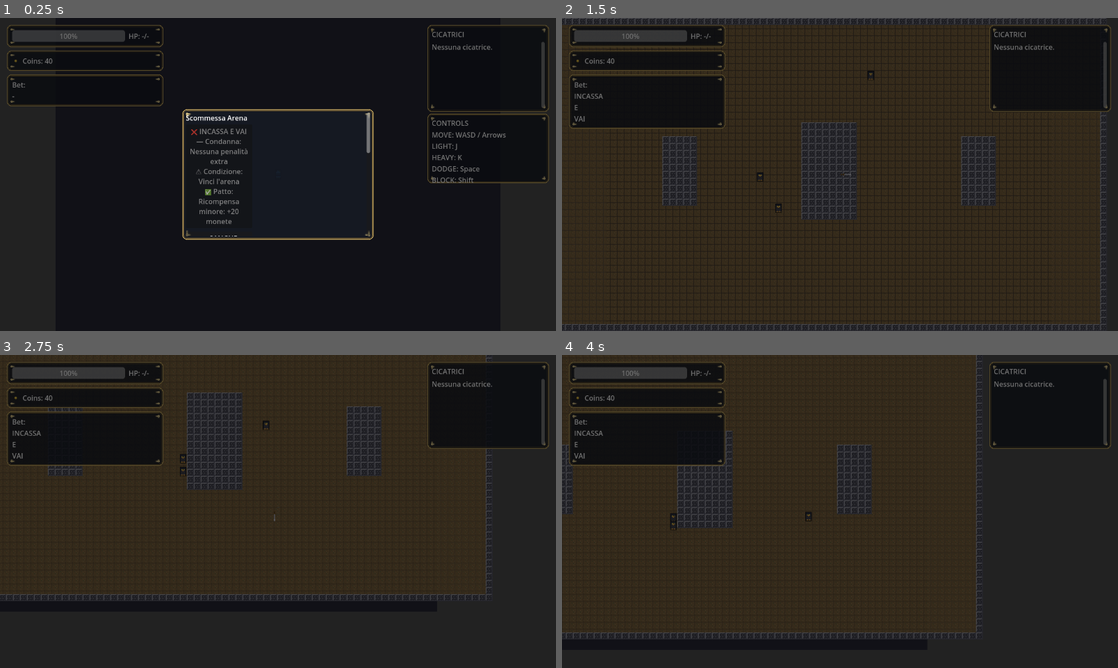
Above: before the commit, frames 1-4 (two rows, left to right).
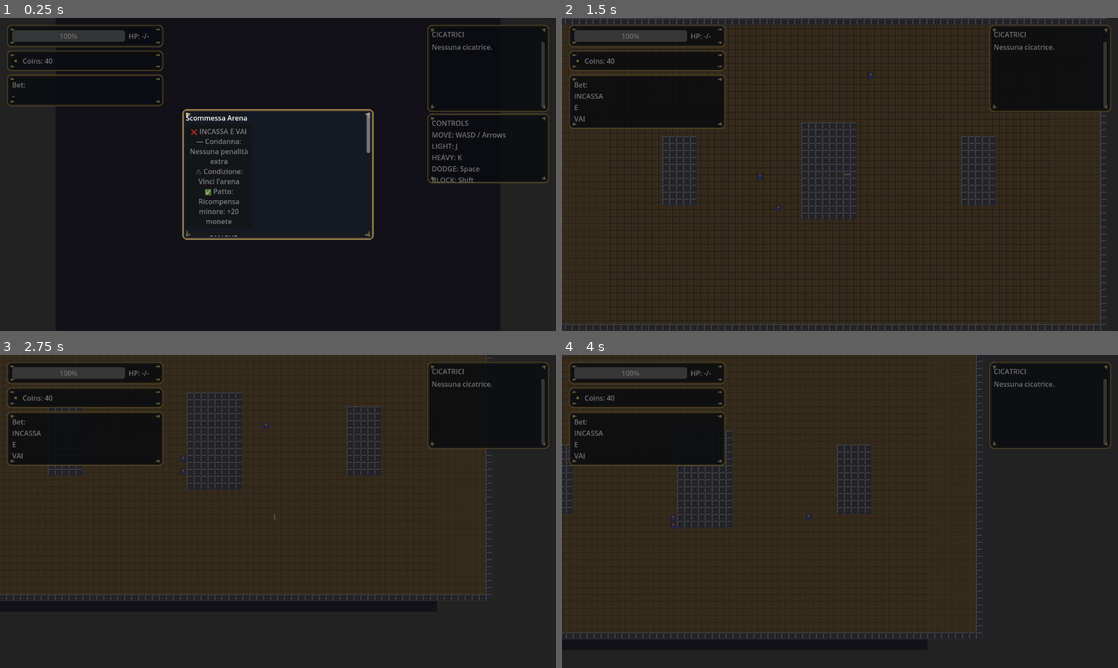
Above: after the commit, the same moments.

Repository: Faratas410/Gallicus-2.0
Game: Godot game, scene res://scenes/Main.tscn
Same seed, same stepped clock (60 frames per second), same inputs: the game is played once before the commit and once after it.
Inputs (mouse positions are in pixels of both pictures, inside the frame that each line leads up to):
- Up to frame 1 (0.25 s): no input
- Up to frame 2 (1.5 s): click "❌ INCASSA E VAI — Condanna: N…" at 0.5 s; tap Enter at 1.25 s; move the mouse to (962, 158) at 1.27 s; hold D (move_right) from 1.28 s (still down); tap K (attack_heavy) at 1.35 s; click (962, 158) at 1.42 s
- Up to frame 3 (2.75 s): move the mouse to (166, 527) at 2.02 s; release D (move_right) at 2.03 s; hold S (move_down) from 2.03 s (still down); tap J (attack_light) at 2.1 s
- Up to frame 4 (4 s): move the mouse to (895, 442) at 2.77 s; release S (move_down) at 2.78 s; hold D (move_right) 2.78-3.53 s; hold L (block) 2.78-3.53 s; move the mouse to (812, 574) at 3.52 s; hold W (move_up) from 3.53 s (still down); tap Space (dodge) at 3.6 s; click (812, 574) at 3.67 s

The runs differ from the first frame. In frame 1, less than 0.1% of the frame differs, in the area x 2-3%, y 13-15%; in frame 2, less than 0.1%; in frame 3, less than 0.1%, in the area x 2-50%, y 13-54%; in frame 4, less than 0.1%.

Commit message:
Rewire sprites to new Gallicus assets

Diff:
--- a/scenes/Player.tscn
+++ b/scenes/Player.tscn
@@ -1,8 +1,8 @@
 [gd_scene format=3]
 
 [ext_resource type="Script" path="res://scripts/Player.gd" id="1"]
-[ext_resource type="Texture2D" path="res://assets/sprites/characters/player_gladiator.png" id="2"]
-[ext_resource type="Texture2D" path="res://assets/sprites/weapons/weapon_sword.png" id="3"]
+[ext_resource type="Texture2D" path="res://assets/sprites/player_chicken.png" id="2"]
+[ext_resource type="Texture2D" path="res://assets/sprites/weapon_sword.png" id="3"]
 
 [sub_resource type="CapsuleShape2D" id="CapsuleShape2D_1"]
 radius = 10.0
--- a/scenes/UI.tscn
+++ b/scenes/UI.tscn
@@ -3,7 +3,7 @@
 [ext_resource type="Script" path="res://scripts/ui/ui_root.gd" id="1"]
 [ext_resource type="Theme" path="res://assets/ui/gallicus_ui_theme.tres" id="3"]
 [ext_resource type="Texture2D" path="res://assets/ui/ui_panel_96x64.png" id="4"]
-[ext_resource type="Texture2D" path="res://assets/sprites/pickups/coin.png" id="5"]
+[ext_resource type="Texture2D" path="res://assets/sprites/coin_gold.png" id="5"]
 [sub_resource type="StyleBoxTexture" id="StyleBoxTexture_1"]
 texture = ExtResource("4")
 texture_margin_left = 12.0
--- a/scenes/enemies/EnemyBasic.tscn
+++ b/scenes/enemies/EnemyBasic.tscn
@@ -1,7 +1,7 @@
 [gd_scene format=3]
 
 [ext_resource type="Script" path="res://scripts/entities/enemy_basic.gd" id="1"]
-[ext_resource type="Texture2D" path="res://assets/sprites/characters/enemy_owl_guard.png" id="2"]
+[ext_resource type="Texture2D" path="res://assets/sprites/enemy_owl_purple.png" id="2"]
 
 [sub_resource type="CapsuleShape2D" id="CapsuleShape2D_1"]
 radius = 9.0
--- a/scenes/legacy/Enemy.tscn
+++ b/scenes/legacy/Enemy.tscn
@@ -2,7 +2,7 @@
 [gd_scene format=3]
 
 [ext_resource type="Script" path="res://scripts/entities/enemy_basic.gd" id="1"]
-[ext_resource type="Texture2D" path="res://assets/sprites/characters/enemy_owl_guard.png" id="2"]
+[ext_resource type="Texture2D" path="res://assets/sprites/enemy_owl_purple.png" id="2"]
 
 [sub_resource type="CircleShape2D" id="CircleShape2D_1"]
 radius = 10.0
--- a/scenes/pickups/Pickup_Coins.tscn
+++ b/scenes/pickups/Pickup_Coins.tscn
@@ -1,7 +1,7 @@
 [gd_scene format=3]
 
 [ext_resource type="Script" path="res://scripts/pickups/Pickup.gd" id="1"]
-[ext_resource type="Texture2D" path="res://assets/sprites/pickups/coin.png" id="2"]
+[ext_resource type="Texture2D" path="res://assets/sprites/coin_gold.png" id="2"]
 
 [sub_resource type="CircleShape2D" id="CircleShape2D_1"]
 radius = 8.0
--- a/scenes/pickups/Pickup_Heal.tscn
+++ b/scenes/pickups/Pickup_Heal.tscn
@@ -1,7 +1,7 @@
 [gd_scene format=3]
 
 [ext_resource type="Script" path="res://scripts/pickups/Pickup.gd" id="1"]
-[ext_resource type="Texture2D" path="res://assets/sprites/pickups/powerup_hp.png" id="2"]
+[ext_resource type="Texture2D" path="res://assets/sprites/powerup_hp.png" id="2"]
 
 [sub_resource type="CircleShape2D" id="CircleShape2D_1"]
 radius = 8.0
--- a/scenes/pickups/Pickup_SpeedBoost.tscn
+++ b/scenes/pickups/Pickup_SpeedBoost.tscn
@@ -1,7 +1,7 @@
 [gd_scene format=3]
 
 [ext_resource type="Script" path="res://scripts/pickups/Pickup.gd" id="1"]
-[ext_resource type="Texture2D" path="res://assets/sprites/pickups/powerup_speed.png" id="2"]
+[ext_resource type="Texture2D" path="res://assets/sprites/powerup_speed.png" id="2"]
 
 [sub_resource type="CircleShape2D" id="CircleShape2D_1"]
 radius = 8.0
--- a/scripts/Player.gd
+++ b/scripts/Player.gd
@@ -4,8 +4,8 @@
 signal took_damage(amount: int)
 signal died
 
-const SWORD_TEX_IDLE: Texture2D = preload("res://assets/sprites/weapons/weapon_sword.png")
-const SWORD_TEX_SWING: Texture2D = preload("res://assets/sprites/weapons/weapon_sword.png")
+const SWORD_TEX_IDLE: Texture2D = preload("res://assets/sprites/weapon_sword.png")
+const SWORD_TEX_SWING: Texture2D = preload("res://assets/sprites/weapon_sword.png")
 const DAMAGE_INVULN_SECONDS: float = 0.25
 
 @export var move_speed: float = 220.0
Binary file removed: assets/sprites/characters/enemy_owl_bruiser.png
Binary file removed: assets/sprites/characters/enemy_owl_guard.png
Binary file removed: assets/sprites/characters/enemy_owl_scout.png
Binary file removed: assets/sprites/characters/player_gladiator.png
Binary file removed: assets/sprites/pickups/coin.png
Binary file removed: assets/sprites/pickups/powerup_bet.png
Binary file removed: assets/sprites/pickups/powerup_damage.png
Binary file removed: assets/sprites/pickups/powerup_hp.png
Binary file removed: assets/sprites/pickups/powerup_speed.png
Binary file removed: assets/sprites/weapons/weapon_axe.png
Binary file removed: assets/sprites/weapons/weapon_shield.png
Binary file removed: assets/sprites/weapons/weapon_spear.png
(and 1 more such lines)
